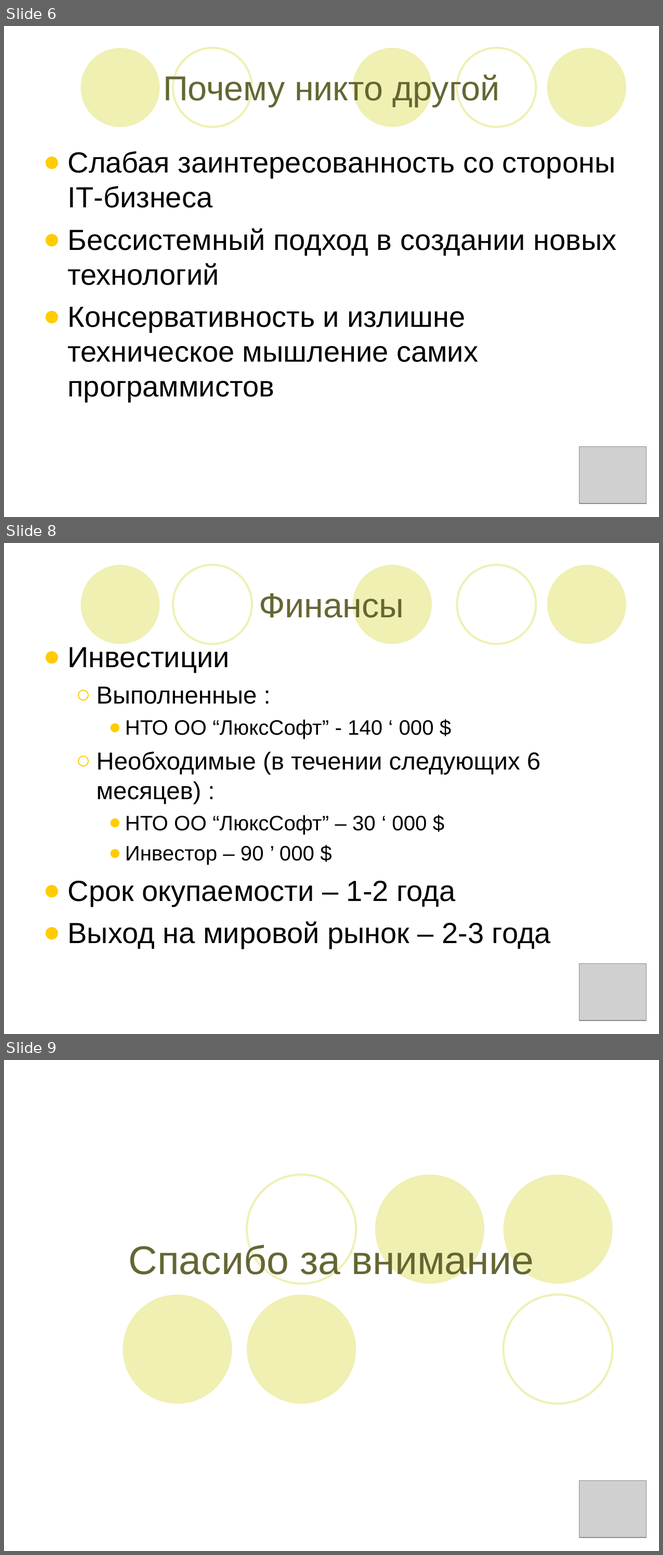
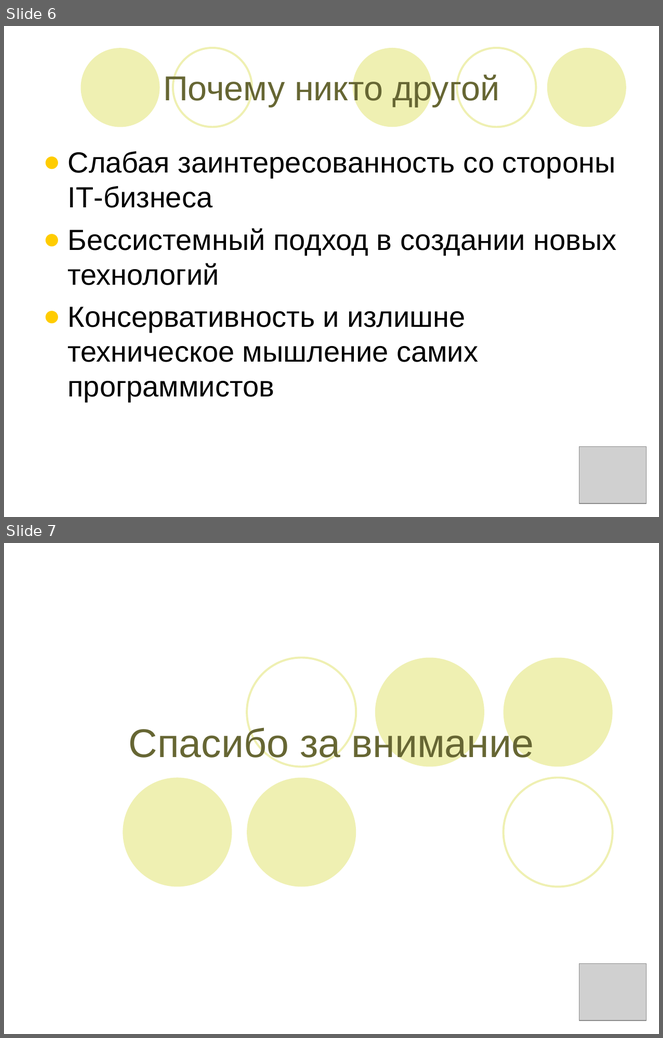
Before and after one commit to lsfusion/platform, a slide deck: platform/docs/Простая презентация.ppt. Shown one above the other, each under a label of ours: slides 6, 8 and 9 before the commit, slides 6 and 7 after it; the slides between them are not shown. The pictures are 663x1555 and 663x1038 pixels, drawn with LibreOffice and Linux fonts; fonts in the diff are those of the drawing; grey boxes stand for pictures. Boxes give left, top, right and bottom in pixels: in the first picture for what was removed or moved away, otherwise in the second. Text is boxed around its words. In the diff, an @@ line names an element or a change of style, - is before the commit and + after.

```diff
--- a/platform/docs/Простая презентация.ppt
+++ b/platform/docs/Простая презентация.ppt
@@ slide 8 removed at box(4, 543, 659, 1034), background #FFFFFF; not listed: 5 template elements that a slide beside it also shows @@
@@ title removed at box(259, 590, 404, 624) @@
-Финансы
@@ text removed at box(68, 644, 551, 949) @@
-● Инвестиции
-  ○ Выполненные :
-    ● НТО ОО “ЛюксСофт” - 140 ‘ 000 $
-  ○ Необходимые (в течении следующих 6 месяцев) :
-    ● НТО ОО “ЛюксСофт” – 30 ‘ 000 $
-    ● Инвестор – 90 ’ 000 $
-● Срок окупаемости – 1-2 года
-● Выход на мировой рынок – 2-3 года
@@ picture removed at box(579, 964, 646, 1021) @@
@@ what was slide 9 is now slide 7 @@
```
Also in this commit, not shown: 1 other slide removed, 54 other files.
